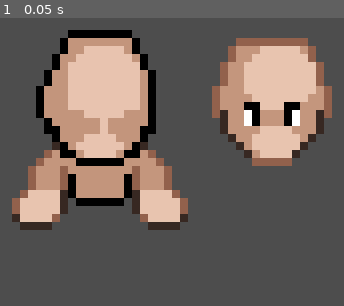
Above: before the commit, frame 1.
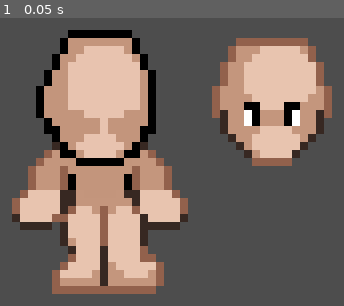
Above: after the commit, the same moment.

Repository: p1petto/CharacterMakerNew
Game: Godot game, scene res://Scenes/maker.tscn
The game is run twice, just before and just after one commit, with the same random seed, the same clock (stepped at 60 frames per second) and the same inputs.
Inputs:
- Up to frame 1 (0.05 s): no input

The runs differ from the first frame. In frame 1, 8.9% of the frame differs, in the area x 15-48%, y 59-96%.

Commit message:
ноги

Diff:
--- /dev/null
+++ b/Resources/ConditionallyDynamicParts/leg_animations.tres
@@ -0,0 +1,54 @@
+[gd_resource type="SpriteFrames" load_steps=6 format=3 uid="uid://dtu0afq7fxtq3"]
+
+[ext_resource type="Texture2D" uid="uid://m57apm4k53vb" path="res://Assets/Character/leg/idle-leg-down.png" id="1_jl8vn"]
+
+[sub_resource type="AtlasTexture" id="AtlasTexture_16kpk"]
+atlas = ExtResource("1_jl8vn")
+region = Rect2(0, 64, 64, 64)
+
+[sub_resource type="AtlasTexture" id="AtlasTexture_1yhwj"]
+atlas = ExtResource("1_jl8vn")
+region = Rect2(64, 64, 64, 64)
+
+[sub_resource type="AtlasTexture" id="AtlasTexture_p3rvf"]
+atlas = ExtResource("1_jl8vn")
+region = Rect2(0, 0, 64, 64)
+
+[sub_resource type="AtlasTexture" id="AtlasTexture_u61vh"]
+atlas = ExtResource("1_jl8vn")
+region = Rect2(64, 0, 64, 64)
+
+[resource]
+animations = [{
+"frames": [{
+"duration": 1.0,
+"texture": SubResource("AtlasTexture_16kpk")
+}],
+"loop": true,
+"name": &"idle_leg_l_down_1",
+"speed": 5.0
+}, {
+"frames": [{
+"duration": 1.0,
+"texture": SubResource("AtlasTexture_1yhwj")
+}],
+"loop": true,
+"name": &"idle_leg_l_horizontal_1",
+"speed": 5.0
+}, {
+"frames": [{
+"duration": 1.0,
+"texture": SubResource("AtlasTexture_p3rvf")
+}],
+"loop": true,
+"name": &"idle_leg_r_down_1",
+"speed": 5.0
+}, {
+"frames": [{
+"duration": 1.0,
+"texture": SubResource("AtlasTexture_u61vh")
+}],
+"loop": true,
+"name": &"idle_leg_r_horizontal_1",
+"speed": 5.0
+}]
--- a/Scenes/character.tscn
+++ b/Scenes/character.tscn
@@ -1,10 +1,11 @@
-[gd_scene load_steps=6 format=3 uid="uid://bmajra62ohwsu"]
+[gd_scene load_steps=7 format=3 uid="uid://bmajra62ohwsu"]
 
 [ext_resource type="PackedScene" uid="uid://dy613l8j7trug" path="res://Scenes/dynamic_part.tscn" id="1_qwsbw"]
 [ext_resource type="Resource" uid="uid://bhs6b6rnrwmce" path="res://Resources/DynamicPart/Head/head.tres" id="2_60lhr"]
 [ext_resource type="Resource" uid="uid://dc424wvsgatoa" path="res://Resources/DynamicPart/Head/body.tres" id="3_0fwpx"]
 [ext_resource type="PackedScene" uid="uid://bwi4hslosv760" path="res://Scenes/conditionally_dynamic_part.tscn" id="3_imctp"]
 [ext_resource type="SpriteFrames" uid="uid://m8pb07il8ekv" path="res://Resources/ConditionallyDynamicParts/arm_animations.tres" id="4_hibsb"]
+[ext_resource type="SpriteFrames" uid="uid://dtu0afq7fxtq3" path="res://Resources/ConditionallyDynamicParts/leg_animations.tres" id="6_ngtbd"]
 
 [node name="Character" type="Node2D"]
 
@@ -16,11 +17,21 @@
 position = Vector2(7, 17)
 sprite_frames = ExtResource("4_hibsb")
 
+[node name="ArmR" parent="." instance=ExtResource("3_imctp")]
+position = Vector2(7, 17)
+sprite_frames = ExtResource("4_hibsb")
+flip_x = true
+
 [node name="Head" parent="." instance=ExtResource("1_qwsbw")]
 clip_children = 2
 dynamic_part = ExtResource("2_60lhr")
 
-[node name="ArmR" parent="." instance=ExtResource("3_imctp")]
-position = Vector2(7, 17)
-sprite_frames = ExtResource("4_hibsb")
-flip_x = true
+[node name="LegR" parent="." instance=ExtResource("3_imctp")]
+position = Vector2(8, 14)
+sprite_frames = ExtResource("6_ngtbd")
+cur_animation = "idle_leg_r_down_1"
+
+[node name="LegL" parent="." instance=ExtResource("3_imctp")]
+position = Vector2(8, 14)
+sprite_frames = ExtResource("6_ngtbd")
+cur_animation = "idle_leg_l_down_1"
--- a/Scripts/ConditionallyDynamicPart/conditionally_dynamic_part.gd
+++ b/Scripts/ConditionallyDynamicPart/conditionally_dynamic_part.gd
@@ -4,12 +4,17 @@
 
 @export var sprite_frames: SpriteFrames
 @export var flip_x = false
+@export var cur_frame:int
+@export var cur_animation: String
+
 # Called when the node enters the scene tree for the first time.
 func _ready() -> void:
 	if sprite_frames:
 		animated_sprite.sprite_frames = sprite_frames
 	if flip_x:
 		animated_sprite.flip_h = true
+	if cur_animation:
+		animated_sprite.animation = cur_animation
 
 
 # Called every frame. 'delta' is the elapsed time since the previous frame.
Binary file added: Assets/Character/leg/idle-leg-down.png
Not shown, added: Assets/Character/leg/idle-leg-down.png.import
